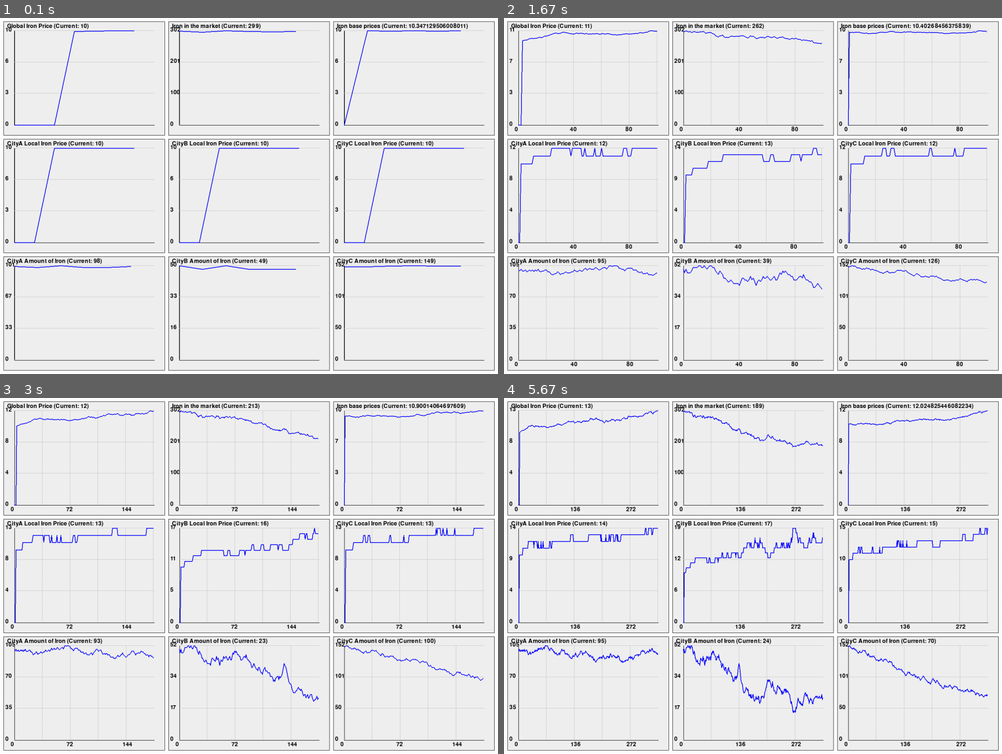
Above: before the commit, frames 1-4 (two rows, left to right).
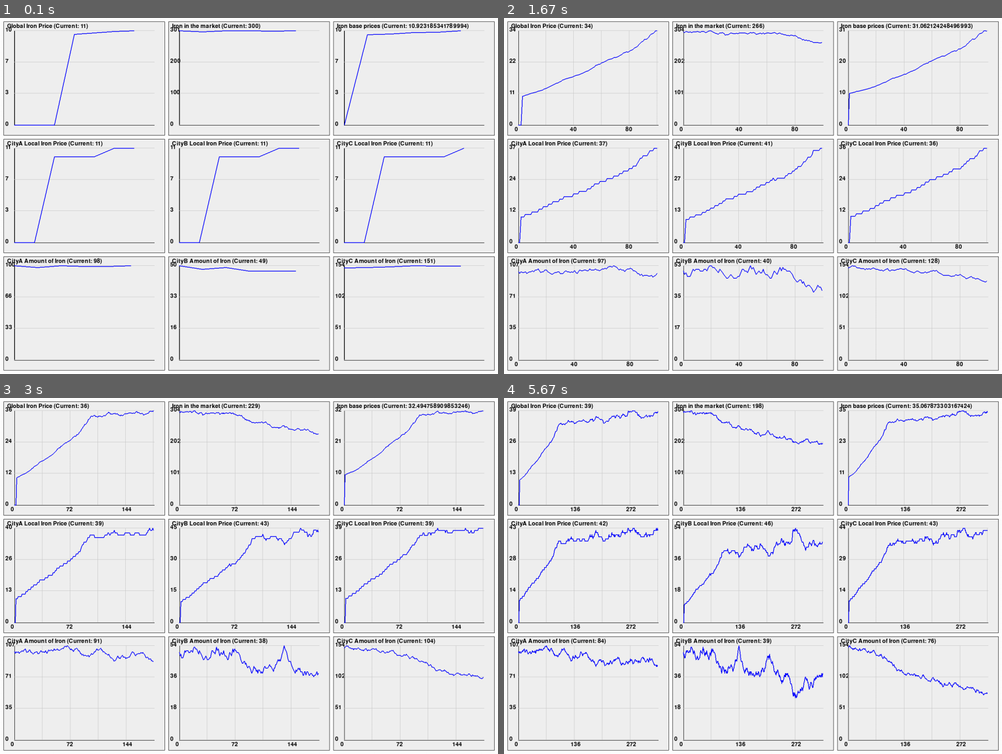
Above: after the commit, the same moments.

Repository: Neptun332/merchant-game-v2
Game: pygame game, started from game.py
The game is run twice, just before and just after one commit, with the same random seed, the same clock (stepped at 60 frames per second) and the same inputs.
Inputs:
- Up to frame 1 (0.1 s): no input
- Up to frame 2 (1.67 s): no input
- Up to frame 3 (3 s): no input
- Up to frame 4 (5.67 s): no input

The runs differ from the first frame. In frame 1, 1.5% of the frame differs, in the area x 1-95%, y 1-88%; in frame 2, 2.6%; in frame 3, 2.9%; in frame 4, 3.6%, in the area x 1-98%, y 1-89%.

Commit message:
added production buildings

Diff:
--- a/city.py
+++ b/city.py
@@ -1,15 +1,17 @@
 import random
 from local_market import LocalMarket
+from production_buildings import ProductionBuilding
 from resources import Resource, ResourceName
 
 
 class City:
-    def __init__(self, name: str, local_market: LocalMarket):
+    def __init__(self, name: str, local_market: LocalMarket, production_buildings: list[ProductionBuilding]):
         self.name = name
         self.development_level = 1.0  # Base development level, can be increased over time
 
 
         self.local_market = local_market
+        self.production_buildings = production_buildings
 
     def consume_resources(self):
         """Consume random amounts of resources each game tick."""
@@ -20,12 +22,8 @@
 
 
     def produce_resources(self):
-        """Produce resources based on city development level each game tick."""
-        for resource_name in ResourceName:
-            # Base production is 1-3 units, multiplied by development level
-            base_production = random.randint(1, 2)
-            production_amount = int(base_production * self.development_level)
-            self.local_market.add_produced_resource(resource_name, production_amount)
+        for production_building in self.production_buildings:
+            production_building.produce(self)
 
 
     def get_local_price(self, resource_name: ResourceName) -> float:
--- a/game.py
+++ b/game.py
@@ -3,6 +3,7 @@
 from local_market import LocalMarket
 from map import GameMap
 from npc import NPC
+from production_buildings import Farm, IronMine, ToolsSmithy
 from resources import ResourceName, Resource
 from global_market import GlobalMarket
 from display import Display
@@ -21,6 +22,7 @@
         # Setup cities
         city1 = City(
             name="CityA",
+            production_buildings=[Farm(), IronMine()],
             local_market=LocalMarket(
                 global_market=self.global_market,
                 resources={
@@ -29,11 +31,12 @@
                     ResourceName.Wheat: Resource(ResourceName.Wheat, 100),
                     ResourceName.Stone: Resource(ResourceName.Stone, 100),
                     ResourceName.Tools: Resource(ResourceName.Tools, 100)
-                }
+                },
             )
         )
         city2 = City(
             name="CityB",
+            production_buildings=[IronMine()],
             local_market=LocalMarket(
                 global_market=self.global_market,
                 resources={
@@ -47,6 +50,7 @@
         )
         city3 = City(
             name="CityC",
+            production_buildings=[IronMine(), ToolsSmithy()],
             local_market=LocalMarket(
                 global_market=self.global_market,
                 resources={
--- /dev/null
+++ b/production_buildings.py
@@ -0,0 +1,134 @@
+
+
+from abc import ABC, abstractmethod
+import random
+from resources import ResourceName
+
+class ProductionBuilding(ABC):
+
+    def can_produce(self, city: 'City') -> bool:
+        """Check if the building can produce resources based on current resource availability."""
+        if len(self.required_resources_for_one_production_cycle) == 0:
+            return True
+        return all([city.local_market.resources[resource_name].amount >= required_amount
+                     for resource_name, required_amount in self.required_resources_for_one_production_cycle.items()])
+
+    def produce(self, city: 'City'):
+        if self.can_produce(city):
+            base_production = random.randint(1, 2)
+            production_amount = int(base_production * self.level)
+            city.local_market.add_produced_resource(self.produced_resource, production_amount)
+
+    @property
+    @abstractmethod
+    def produced_resource(self):
+        pass
+
+    @property
+    @abstractmethod
+    def level(self):
+        pass
+
+    @property
+    @abstractmethod
+    def required_resources_for_one_production_cycle(self):
+        pass
+
+
+
+class Farm(ProductionBuilding):
+
+    def __init__(self) -> None:
+        self._produced_resource = ResourceName.Wheat
+        self._level = 1
+        self._required_resources_for_one_production_cycle = {}
+
+    @property
+    def produced_resource(self):
+        return self._produced_resource
+
+    @property
+    def level(self):
+        return self._level
+
+    @property
+    def required_resources_for_one_production_cycle(self):
+        return self._required_resources_for_one_production_cycle
+
+class IronMine(ProductionBuilding):
+
+    def __init__(self) -> None:
+        self._produced_resource = ResourceName.Iron
+        self._level = 1
+        self._required_resources_for_one_production_cycle = {}
+
+    @property
+    def produced_resource(self):
+        return self._produced_resource
+
+    @property
+    def level(self):
+        return self._level
+
+    @property
+    def required_resources_for_one_production_cycle(self):
+        return self._required_resources_for_one_production_cycle
+
+class WoodCutterCottage(ProductionBuilding):
+
+    def __init__(self) -> None:
+        self._produced_resource = ResourceName.Wood
+        self._level = 1
+        self._required_resources_for_one_production_cycle = {}
+
+    @property
+    def produced_resource(self):
+        return self._produced_resource
+
+    @property
+    def level(self):
+        return self._level
+
+    @property
+    def required_resources_for_one_production_cycle(self):
+        return self._required_resources_for_one_production_cycle
+
+class StoneMine(ProductionBuilding):
+
+    def __init__(self) -> None:
+        self._produced_resource = ResourceName.Stone
+        self._level = 1
+        self._required_resources_for_one_production_cycle = {}
+
+    @property
+    def produced_resource(self):
+        return self._produced_resource
+
+    @property
+    def level(self):
+        return self._level
+
+    @property
+    def required_resources_for_one_production_cycle(self):
+        return self._required_resources_for_one_production_cycle
+
+class ToolsSmithy(ProductionBuilding):
+
+    def __init__(self) -> None:
+        self._produced_resource = ResourceName.Tools
+        self._level = 1
+        self._required_resources_for_one_production_cycle = {
+            ResourceName.Iron: 4
+        }
+
+    @property
+    def produced_resource(self):
+        return self._produced_resource
+
+    @property
+    def level(self):
+        return self._level
+
+    @property
+    def required_resources_for_one_production_cycle(self):
+        return self._required_resources_for_one_production_cycle
